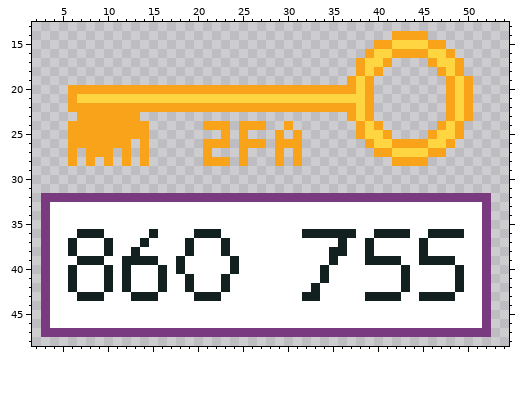
Two states of a pixel-art sprite, img/app_56.png. That is the earlier state.
The file is 56x56 pixels. Shown: x 2..54, y 13..48.
And afterwards:
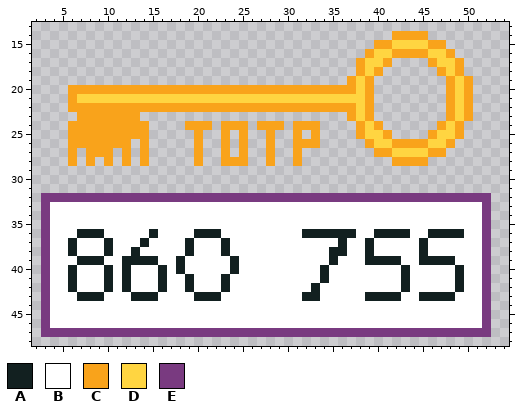
Palette (. is transparent): A #122020  B #ffffff  C #f9a31b  D #ffd541  E #793a80
The edit:
Changed rows in their new state; - is an unchanged pixel.
first column x 19:
24 CC-.-C-.-CC.CCC
25 -C-------C.---C
26 -C..---..C..-CC
27 -C.-C----C.----
28 -C..-C---C.----
Pixel boxes of the changes (left, top, right, bottom) in both pictures:
changed: (185, 121, 320, 166)
